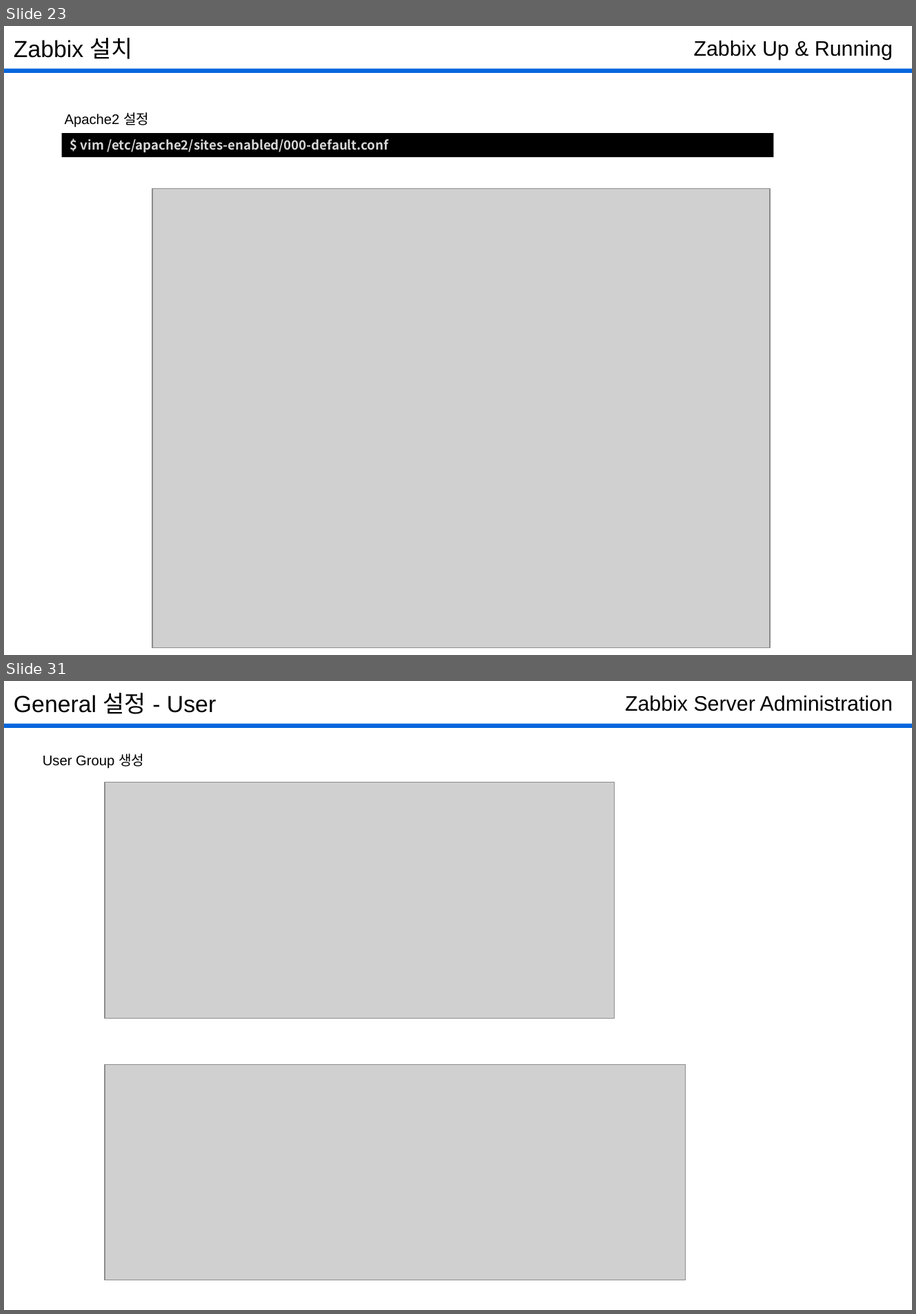
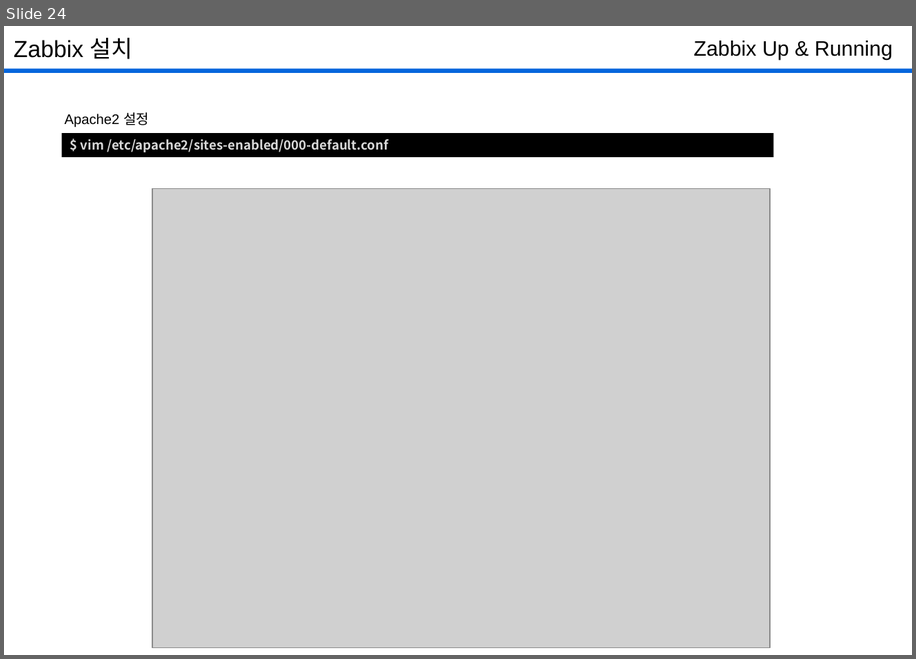
Before and after one commit to 831jsh/zabbix-grafana, a slide deck: Day-2/Day-2.pptx. Shown one above the other, each under a label of ours: slides 23 and 31 before the commit, slide 24 after it; the slides between them are not shown. The pictures are 916x1314 and 916x659 pixels, drawn with LibreOffice and Linux fonts; fonts in the diff are those of the drawing; grey boxes stand for pictures. Boxes give left, top, right and bottom in pixels: in the first picture for what was removed or moved away, otherwise in the second. Text is boxed around its words. In the diff, an @@ line names an element or a change of style, - is before the commit and + after.

```diff
--- a/Day-2/Day-2.pptx
+++ b/Day-2/Day-2.pptx
@@ slide 31 removed at [4, 681, 912, 1310], background #FFFFFF; not listed: 1 template element that a slide beside it also shows @@
@@ text removed at [14, 693, 216, 714] @@
-General 설정 - User
@@ text removed at [625, 695, 893, 711] @@
-Zabbix Server Administration
@@ text removed at [43, 753, 144, 769] @@
-User Group 생성
@@ picture removed at [105, 782, 615, 1018] @@
@@ picture removed at [105, 1064, 686, 1280] @@
@@ what was slide 23 is now slide 24 @@
```
Also in this commit, not shown: 1 slide changed, 1 slide added, 21 other slides removed, 1 other file.
